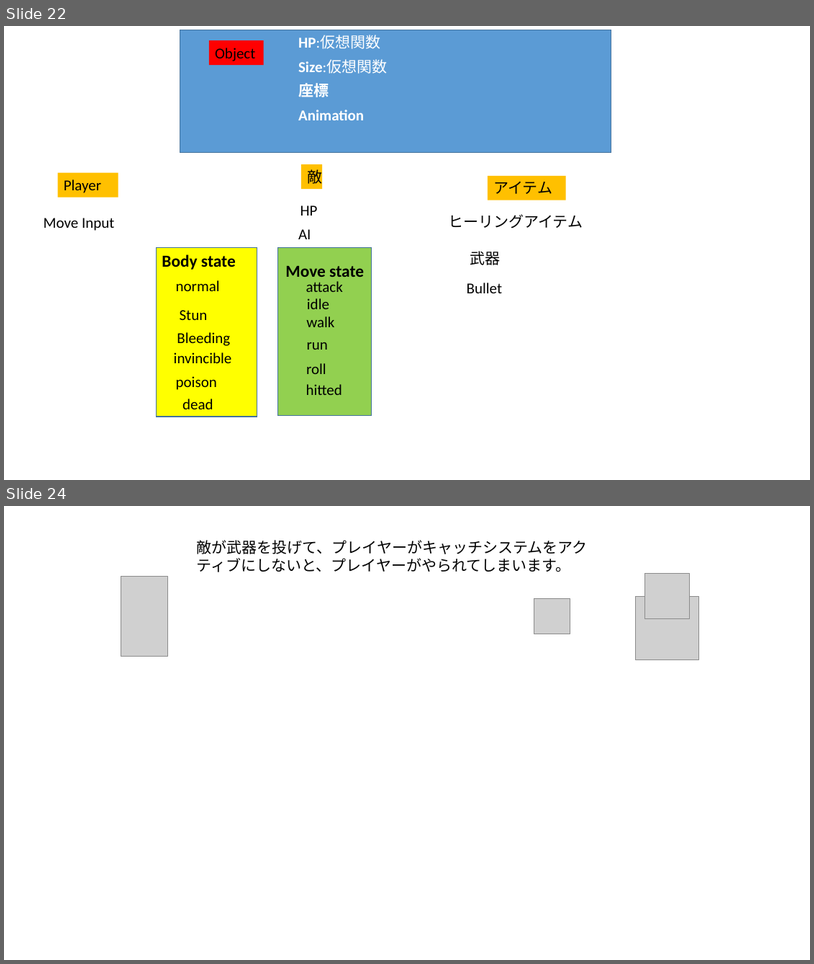
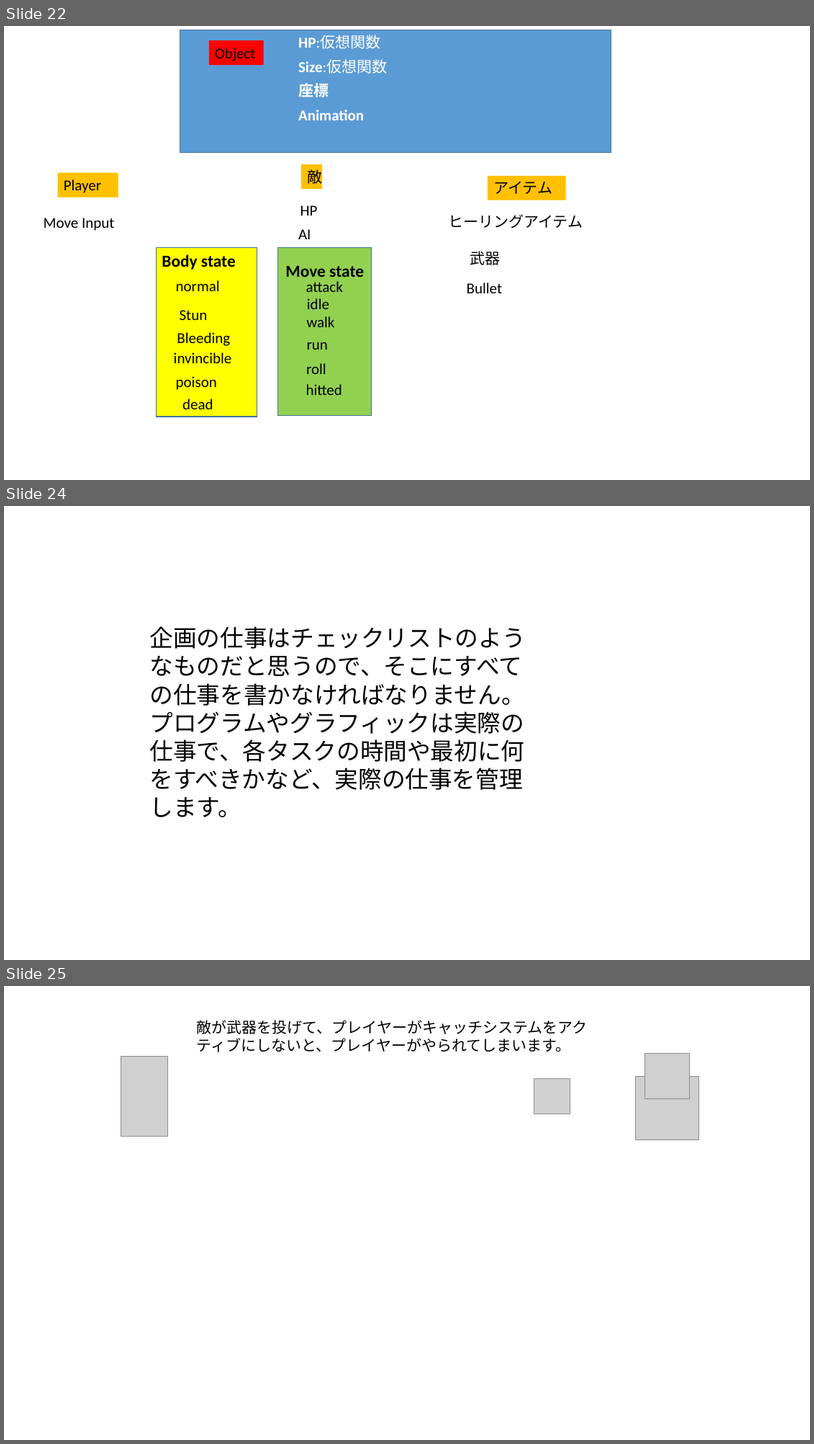
Before and after one commit to kawanami1022/2.5DActionGameProject, a slide deck: GameProject/すみませんASOゲームショウまでに間に合いませんでした.pptx. Shown one above the other, each under a label of ours: slides 22 and 24 before the commit, slides 22, 24 and 25 after it; the slides between them are not shown. The pictures are 814x964 and 814x1444 pixels, drawn with LibreOffice and Linux fonts; fonts in the diff are those of the drawing; grey boxes stand for pictures. Boxes give left, top, right and bottom in pixels: in the first picture for what was removed or moved away, otherwise in the second. Text is boxed around its words. In the diff, an @@ line names an element or a change of style, - is before the commit and + after.

Commit message:
チームののブレーンストーム

```diff
--- a/GameProject/すみませんASOゲームショウまでに間に合いませんでした.pptx
+++ b/GameProject/すみませんASOゲームショウまでに間に合いませんでした.pptx
@@ slide 24 added at bbox=[4, 506, 810, 960], background #FFFFFF @@
@@ text added at bbox=[150, 626, 526, 817], 28 pt, text #000000 @@
+企画の仕事はチェックリストのようなものだと思うので、そこにすべての仕事を書かなければなりません。プログラムやグラフィックは実際の仕事で、各タスクの時間や最初に何をすべきかなど、実際の仕事を管理します。
@@ what was slide 24 is now slide 25 @@
```
Also in this commit, not shown: 1 slide changed.
